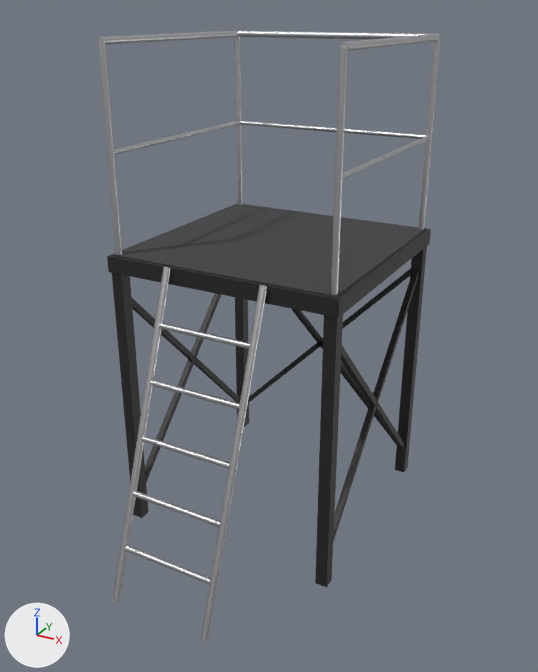
Before and after pictures for a commit that changed the glTF model apps/desktop/src/view3d/assets/pit/conductor-podium-tall.glb.
Before and after are seen from a 50 mm camera at (1.71, -3.21, 2.58) aimed at (0.1, -0.28, 1.11). The lights are fixed; the arrows at lower left show +X, +Y and +Z. The first picture is the older version. Where no turn or scale is listed for an object, it has been applied to the vertices. Vertices at exactly the same position are counted once.

In view in the first picture: 'felt', 'frame', 'metal'.
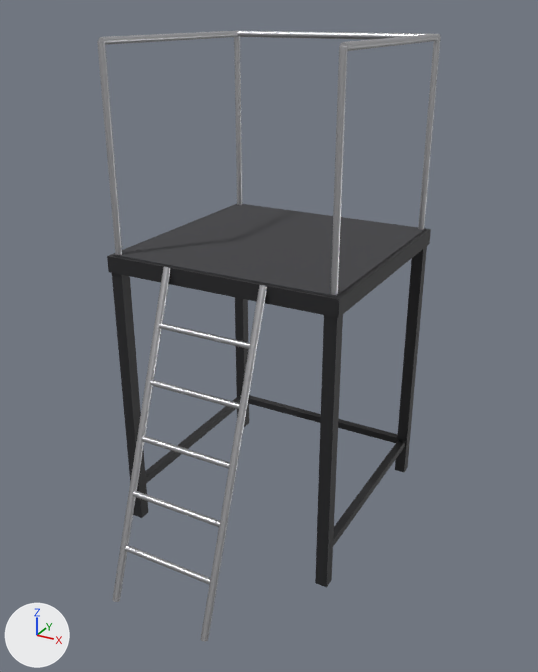
What differs and where, as boxes [x1, y1, x2, y2] in the pictures (538 x 672 px):
part 1 of me_frame, added
    after: [145, 396, 241, 483]
part 2 of me_frame, deleted (mostly hidden)
    before: [145, 293, 221, 482]
part 3 of me_frame, deleted (mostly hidden)
    before: [132, 298, 241, 403]
part 4 of me_frame, reshaped
    before: [248, 268, 419, 542]
    after: [248, 395, 405, 546]
part 5 of me_metal, deleted
    before: [114, 121, 430, 179]

The change, as a diff of the scene's bpy script:
```diff
--- a/apps/desktop/src/view3d/assets/pit/conductor-podium-tall.glb.py
+++ b/apps/desktop/src/view3d/assets/pit/conductor-podium-tall.glb.py
@@ me_frame @@
 # used by ob_frame; location = (0.0, 0.0, 0.0)
-me_frame.from_pydata(...)  # 88 vertices, 132 faces; spans x -0.6..0.6, y -0.6..0.6, z 0.0..1.5
+me_frame.from_pydata(...)  # 64 vertices, 96 faces; spans x -0.6..0.6, y -0.6..0.6, z 0.0..1.5
+# me_frame part 1: a new loose piece, a box spanning x -0.58..-0.54, y -0.56..0.56, z 0.18..0.22, in mat_frame (black #212123)
+# me_frame part 2: the loose piece of 8 vertices spanning x -0.57..-0.55, y -0.57..0.57, z 0.14..1.31 is deleted
+# me_frame part 3: the loose piece of 8 vertices spanning x -0.57..-0.55, y -0.57..0.57, z 0.14..1.31 is deleted
+# me_frame part 4
+# 24 vertices are removed from x -0.57..0.57, y -0.57..0.57, z 0.14..1.31
+# 44 faces are deleted
+# 8 vertices move from x -0.57..0.57, y 0.55..0.57, z 0.14..0.16 to x -0.56..0.58, y 0.54..0.58, z 0.18..0.22
+# 8 vertices are added at x 0.54..0.58, y -0.56..0.58, z 0.18..0.22
+# 20 new faces join them
 me_frame.materials.append(mat_frame)
@@ me_metal @@
 # used by ob_metal; location = (0.0, 0.0, 0.0)
-me_metal.from_pydata(...)  # 252 vertices, 476 faces; spans x -0.58..0.58, y -1.17..0.58, z -0.01..2.47
+me_metal.from_pydata(...)  # 208 vertices, 392 faces; spans x -0.58..0.58, y -1.17..0.58, z -0.01..2.47
+# me_metal part 5: the loose piece of 44 vertices spanning x -0.57..0.57, y -0.56..0.57, z 1.97..1.99 is deleted
+# other edits to the shape of me_metal do not show in these pictures
 me_metal.materials.append(mat_metal)
```
